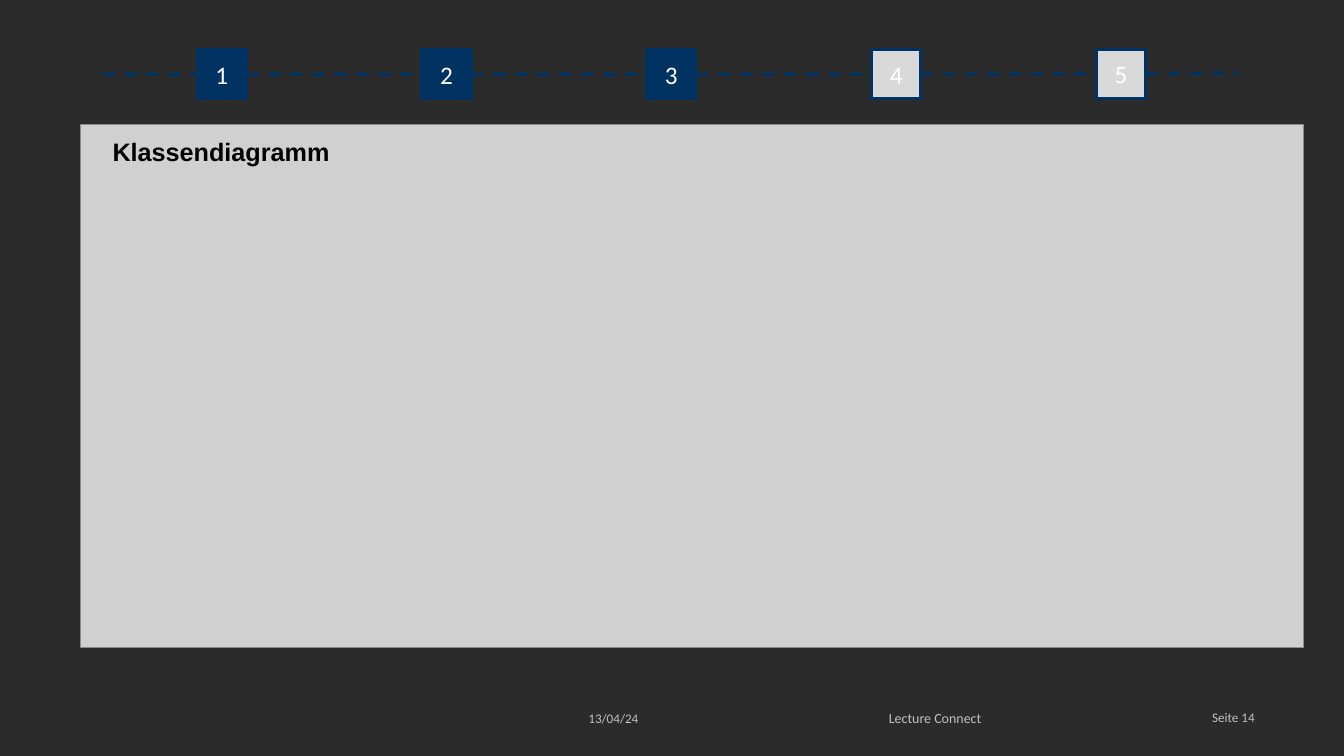
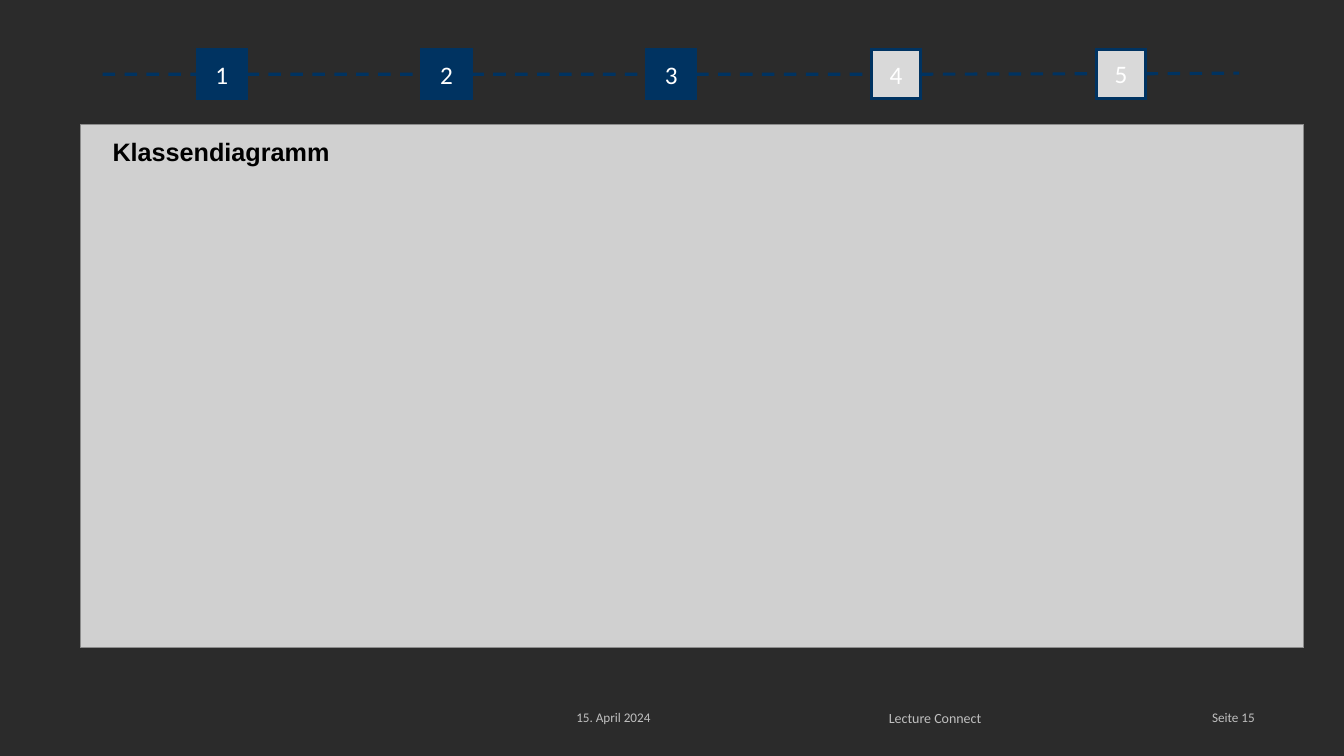
Before and after one commit to Darkuna/Lecture-Connect, a slide deck: slide 15 of Doku/Initiale Präsentation/lecture-connect-initial-fin.pptx (slide 14 before the commit). Drawn at 1344x756 pixels with LibreOffice and Linux fonts; fonts in the diff are those of the drawing; grey boxes stand for pictures; background and template pictures are left out; a plain dark background stands for a picture behind light text. Boxes give left, top, right and bottom in pixels: in the first picture for what was removed or moved away, otherwise in the second. Text is boxed around its words. In the diff, an @@ line names an element or a change of style, - is before the commit and + after.

```diff
--- a/Doku/Initiale Präsentation/lecture-connect-initial-fin.pptx
+++ b/Doku/Initiale Präsentation/lecture-connect-initial-fin.pptx
@@ text at (x1=576, y1=713, x2=651, y2=724): text changed @@
-13/04/24
+15. April 2024
@@ page number at (x1=1212, y1=713, x2=1254, y2=722): text changed @@
-Seite 14
+Seite 15
```
Also in this commit, not shown: 17 other slides changed, 2 slides added, 1 slide removed, 1 other file.
